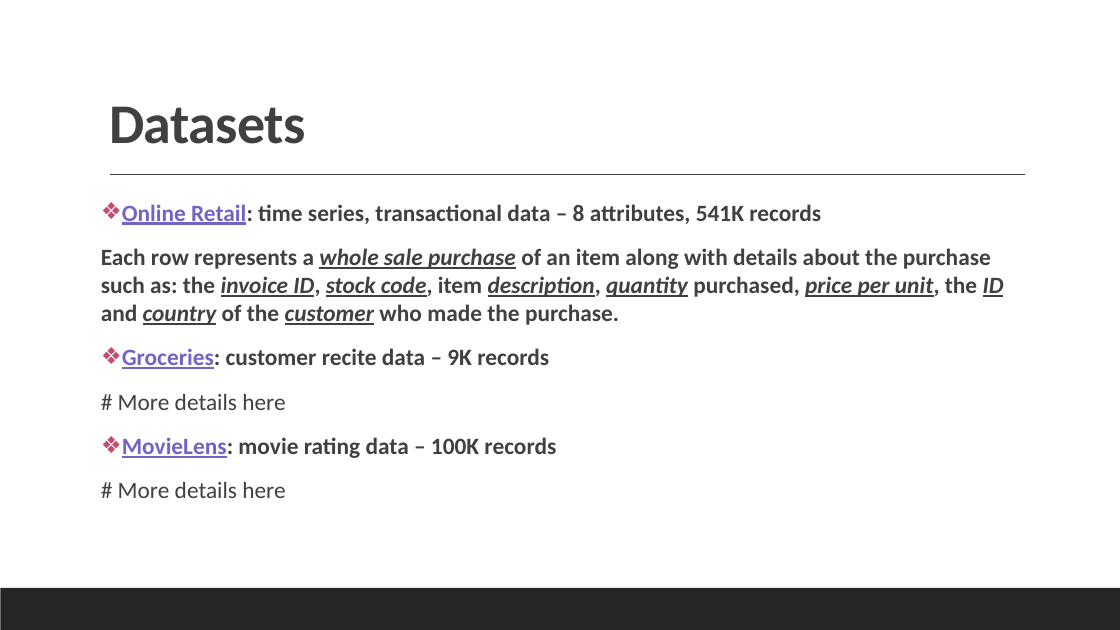
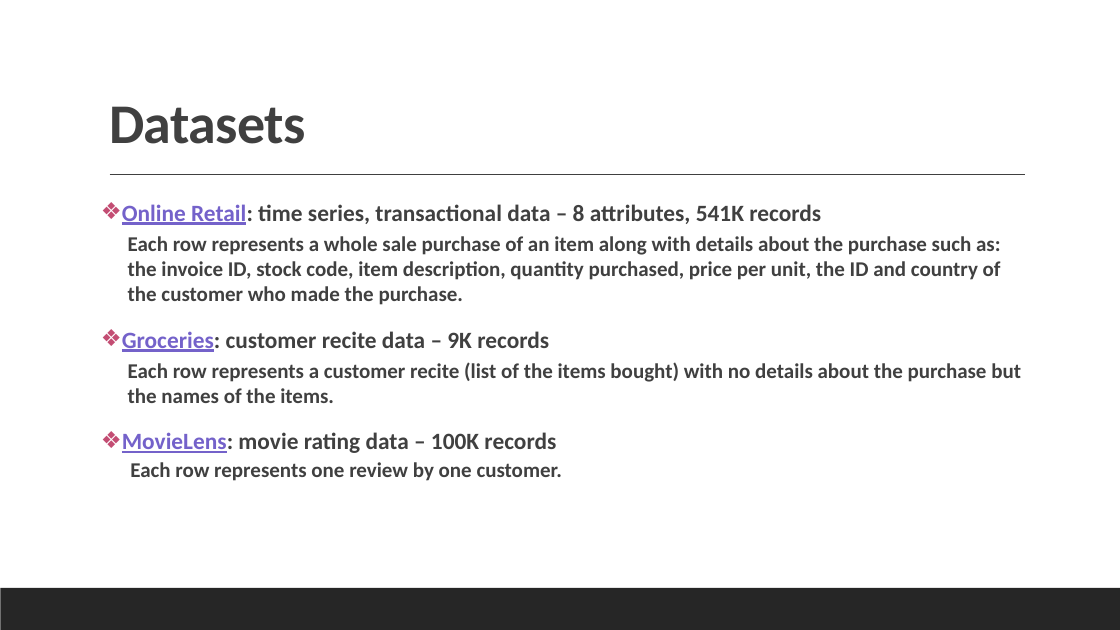
Before and after one commit to Data-Mining-Algorithms/Data-Mining-Algorithms, a slide deck: slide 2 of Data Mining presentation.pptx. Drawn at 1120x630 pixels with LibreOffice and Linux fonts; fonts in the diff are those of the drawing. Boxes give left, top, right and bottom in pixels: in the first picture for what was removed or moved away, otherwise in the second. Text is boxed around its words. In the diff, an @@ line names an element or a change of style, - is before the commit and + after.

```diff
--- a/Data Mining presentation.pptx
+++ b/Data Mining presentation.pptx
@@ text at [128, 236, 1001, 305]: size 20 to 18 pt in "Each row represents a whole sale purchase ..."; italic off, underline off in "whole sale purchase invoice ID, stock code, ..."; list level 1 to 2 in "Each row represents a whole ..." @@
@@ text at [122, 362, 1021, 481]: text changed; size 20 to 18 pt @@
-# More details here
-❖ MovieLens: movie rating data – 100K records
-# More details here
+  Each row represents a customer recite (list of the items bought) with no details about the purchase but the names of the items.
+❖ MovieLens: movie rating data – 100K records
+  Each row represents one review by one customer.
```
Also in this commit, not shown: 8 other slides changed, 1 other file.
